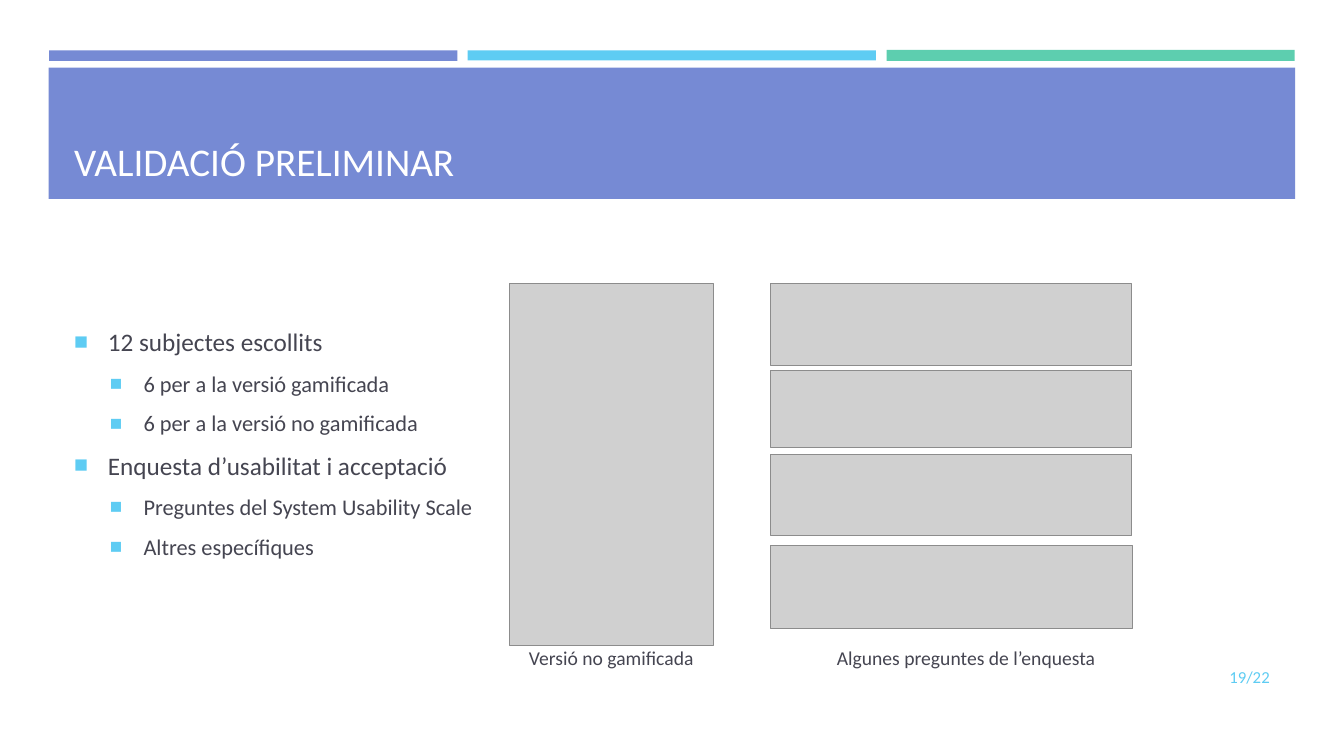
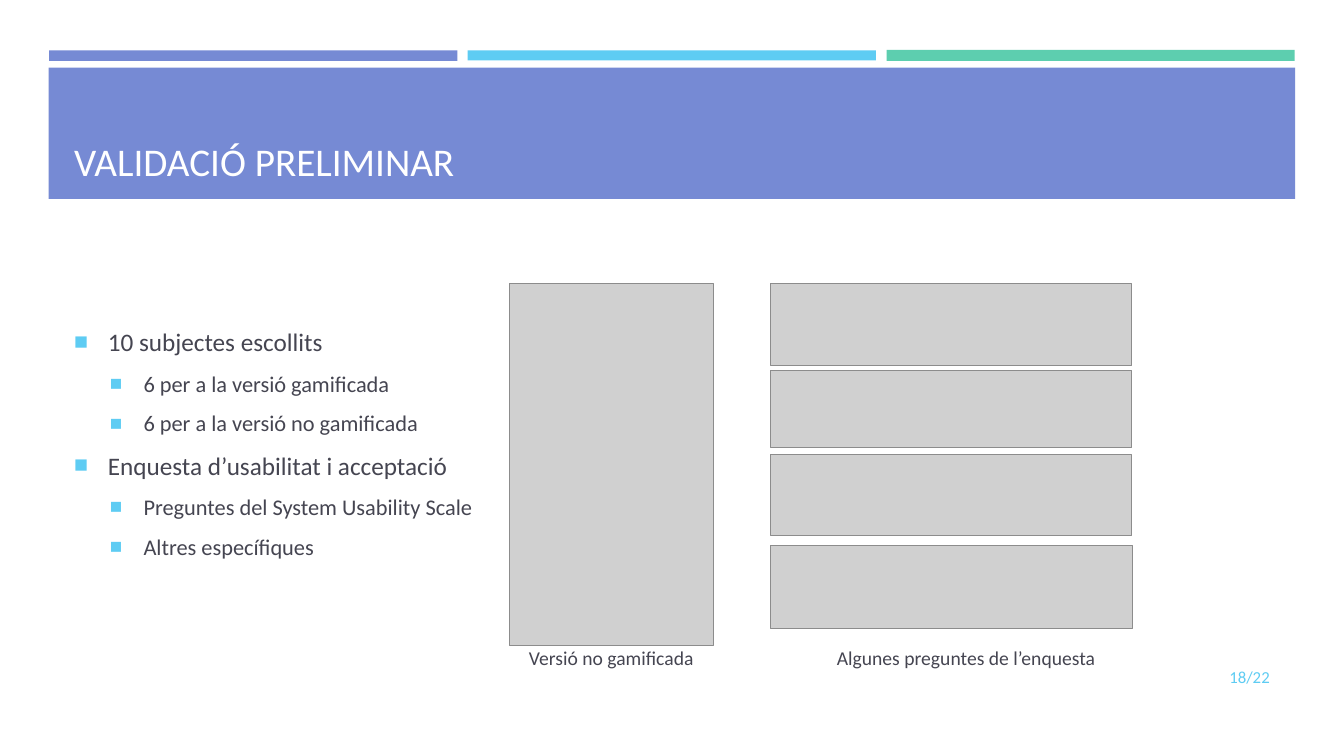
Before and after one commit to mdlunag/tfg, a slide deck: slide 18 of tfg_presentacio.pptx (slide 19 before the commit). Drawn at 1344x756 pixels with LibreOffice and Linux fonts; fonts in the diff are those of the drawing; grey boxes stand for pictures; background and template pictures are left out. Boxes give left, top, right and bottom in pixels: in the first picture for what was removed or moved away, otherwise in the second. Text is boxed around its words. In the diff, an @@ line names an element or a change of style, - is before the commit and + after.

```diff
--- a/tfg_presentacio.pptx
+++ b/tfg_presentacio.pptx
@@ text at [108, 333, 323, 356]: text changed @@
-■ 12 subjectes escollits
+■ 10 subjectes escollits
@@ page number at [1229, 671, 1269, 684]: text changed @@
-19/22
+18/22
```
Also in this commit, not shown: 6 other slides changed, 1 slide removed.
